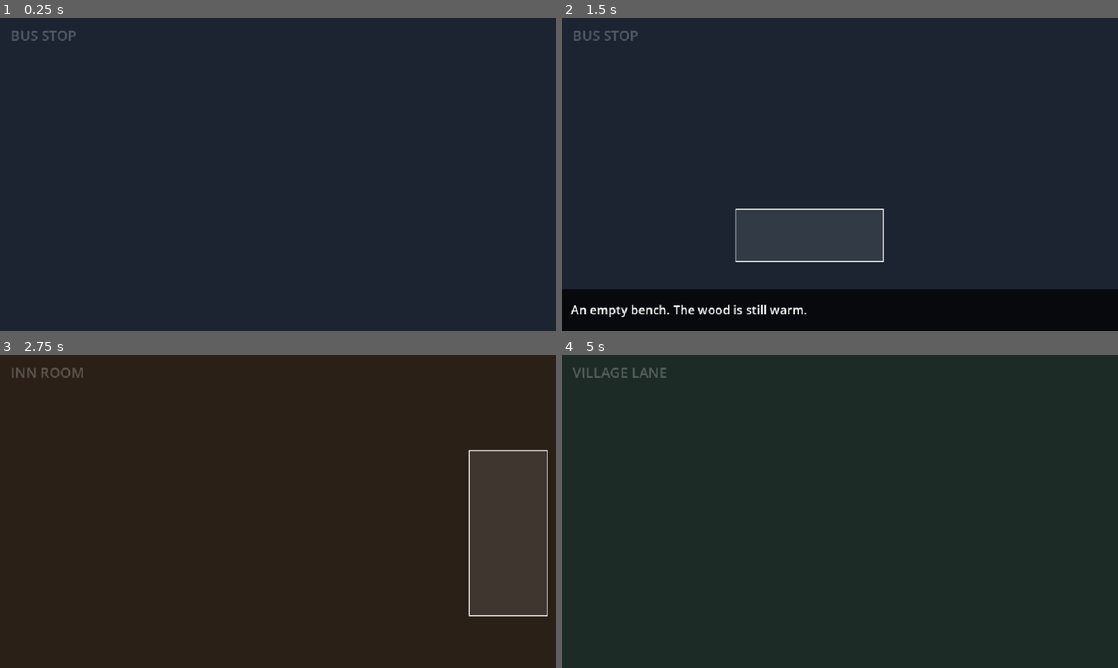
Above: before the commit, frames 1-4 (two rows, left to right).
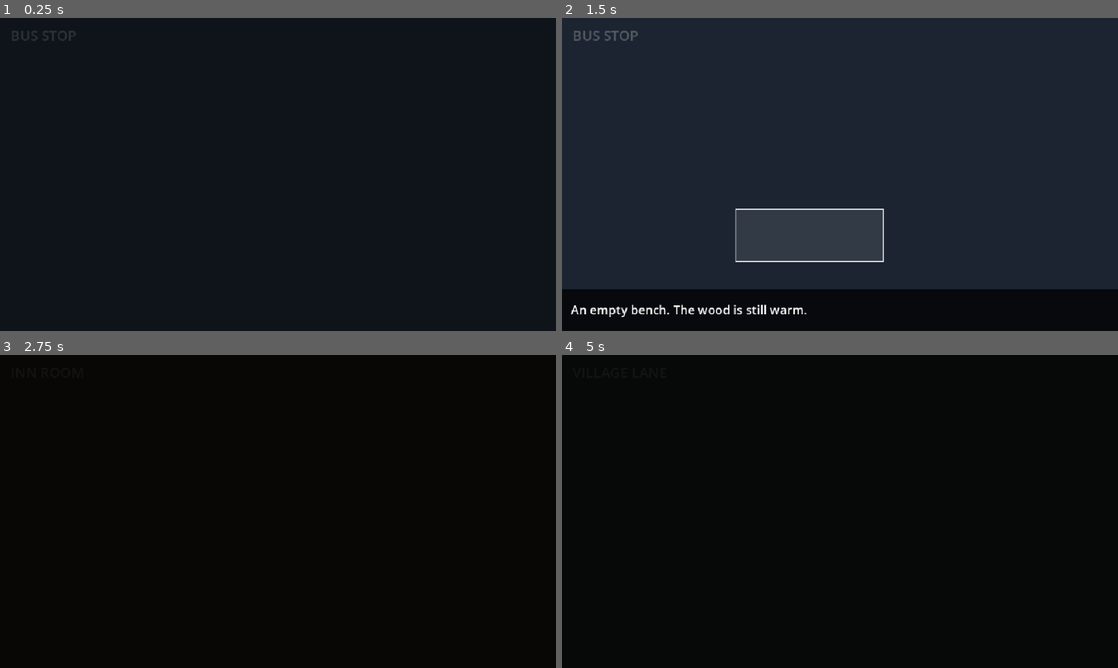
Above: after the commit, the same moments.

Repository: khalad007/Sheetwater
Game: Godot game, scene res://scenes/main.tscn
The game is run twice, just before and just after one commit, with the same random seed, the same clock (stepped at 60 frames per second) and the same inputs.
Inputs (mouse positions are in pixels of both pictures, inside the frame that each line leads up to):
- Up to frame 1 (0.25 s): no input
- Up to frame 2 (1.5 s): tap Enter at 0.5 s; move the mouse to (623, 171) at 0.52 s; click (623, 171) at 0.67 s; tap Space at 1.25 s; move the mouse to (812, 233) at 1.27 s; click (812, 233) at 1.42 s
- Up to frame 3 (2.75 s): tap Enter at 2 s; move the mouse to (505, 530) at 2.02 s; click (505, 530) at 2.17 s
- Up to frame 4 (5 s): move the mouse to (662, 520) at 2.77 s; click (662, 520) at 2.92 s; tap Space at 3.5 s; move the mouse to (840, 458) at 3.52 s; click (840, 458) at 3.67 s; tap Enter at 4.25 s; move the mouse to (1067, 533) at 4.27 s; click (1067, 533) at 4.42 s

The runs differ from the first frame. In frame 1, 0.2% of the frame differs, in the area x 2-14%, y 4-8%; in frame 2, nothing differs; in frame 3, 100%, in the area x 0-100%, y 0-100%; in frame 4, 100%.

Commit message:
Add GameState and Fade autoloads, fade transitions between rooms

Diff:
--- a/project.godot
+++ b/project.godot
@@ -18,6 +18,8 @@
 [autoload]
 
 Sfx="*uid://d8rhaw7wpdke"
+GameState="*uid://dkl4b0sx2nbya"
+Fade="*uid://cc1jc776arfjo"
 
 [display]
 
--- /dev/null
+++ b/scripts/fade.gd
@@ -0,0 +1,47 @@
+extends CanvasLayer
+## Full-screen black fader. Autoload name: Fade.
+##   await Fade.to_black(0.5)
+##   await Fade.from_black(0.5)
+##   Fade.set_black()          instant black (used at startup)
+## While fading, the black rect blocks mouse input. Don't start a second
+## fade while one is running (main.gd guards this).
+
+var _rect: ColorRect
+var _tween: Tween
+
+
+func _ready() -> void:
+	layer = 100
+	process_mode = Node.PROCESS_MODE_ALWAYS
+	_rect = ColorRect.new()
+	_rect.color = Color(0, 0, 0, 0)
+	_rect.mouse_filter = Control.MOUSE_FILTER_IGNORE
+	add_child(_rect)
+	_rect.set_anchors_and_offsets_preset(Control.PRESET_FULL_RECT)
+
+
+func set_black() -> void:
+	_rect.color.a = 1.0
+	_rect.mouse_filter = Control.MOUSE_FILTER_STOP
+
+
+func to_black(duration: float = 0.5) -> void:
+	await _fade(1.0, duration)
+
+
+func from_black(duration: float = 0.5) -> void:
+	await _fade(0.0, duration)
+
+
+func _fade(alpha: float, duration: float) -> void:
+	if _tween and _tween.is_valid():
+		_tween.kill()
+	_rect.mouse_filter = Control.MOUSE_FILTER_STOP
+	if duration <= 0.0:
+		_rect.color.a = alpha
+	else:
+		_tween = create_tween()
+		_tween.tween_property(_rect, "color:a", alpha, duration)
+		await _tween.finished
+	if alpha <= 0.0:
+		_rect.mouse_filter = Control.MOUSE_FILTER_IGNORE
--- /dev/null
+++ b/scripts/game_state.gd
@@ -0,0 +1,74 @@
+extends Node
+## Everything the story needs to remember. Autoload name: GameState.
+##   GameState.set_flag("read_sign")       / GameState.has_flag("read_sign")
+##   GameState.add_item("red_boot")        / GameState.has_item("red_boot")
+##   GameState.new_loop()                  wipes the run, keeps loop count + endings
+## F3 prints the whole state (debug builds only).
+
+signal flag_changed(flag: String, value: Variant)
+signal item_added(item_id: String)
+
+var day: int = 1
+var loop: int = 1
+var current_room: String = ""
+var flags: Dictionary = {}
+var items: Array[String] = []
+var endings_seen: Array[String] = []
+
+
+func set_flag(flag: String, value: Variant = true) -> void:
+	if flags.has(flag) and flags[flag] == value:
+		return
+	flags[flag] = value
+	flag_changed.emit(flag, value)
+
+
+func get_flag(flag: String, default_value: Variant = false) -> Variant:
+	return flags.get(flag, default_value)
+
+
+func has_flag(flag: String) -> bool:
+	return bool(flags.get(flag, false))
+
+
+func add_item(item_id: String) -> void:
+	if items.has(item_id):
+		return
+	items.append(item_id)
+	item_added.emit(item_id)
+
+
+func has_item(item_id: String) -> bool:
+	return items.has(item_id)
+
+
+func enter_room(room_id: String) -> void:
+	current_room = room_id
+	set_flag("visited_" + room_id)
+
+
+func record_ending(ending_id: String) -> void:
+	if not endings_seen.has(ending_id):
+		endings_seen.append(ending_id)
+
+
+func new_loop() -> void:
+	loop += 1
+	day = 1
+	current_room = ""
+	flags.clear()
+	items.clear()
+
+
+func dump() -> void:
+	print("--- GameState ---")
+	print("loop=%d day=%d room=%s" % [loop, day, current_room])
+	print("flags=", flags)
+	print("items=", items)
+	print("endings=", endings_seen)
+
+
+func _unhandled_key_input(event: InputEvent) -> void:
+	var key := event as InputEventKey
+	if key and key.pressed and not key.echo and key.keycode == KEY_F3 and OS.is_debug_build():
+		dump()
--- a/scripts/main.gd
+++ b/scripts/main.gd
@@ -1,20 +1,34 @@
 extends Control
-## Host: owns exactly one room at a time and swaps it on request.
+## Host: owns exactly one room at a time and swaps it with a fade.
 
 const ROOM_SCENE: PackedScene = preload("res://scenes/room.tscn")
 const START_ROOM: String = "bus_stop"
+const FADE_TIME: float = 0.45
 
 var _current: RoomView
+var _busy: bool = false
 
 
 func _ready() -> void:
-	go_to(START_ROOM)
+	Fade.set_black()
+	_load_room(START_ROOM)
+	await Fade.from_black(FADE_TIME)
 
 
 func go_to(room_id: String) -> void:
+	if _busy:
+		return
 	if not RoomData.ROOMS.has(room_id):
 		push_error("go_to: unknown room '%s'" % room_id)
 		return
+	_busy = true
+	await Fade.to_black(FADE_TIME)
+	_load_room(room_id)
+	await Fade.from_black(FADE_TIME)
+	_busy = false
+
+
+func _load_room(room_id: String) -> void:
 	if _current:
 		_current.queue_free()
 		_current = null
@@ -23,3 +37,4 @@
 	room.exit_requested.connect(go_to)
 	add_child(room)
 	_current = room
+	GameState.enter_room(room_id)
--- a/scripts/room.gd
+++ b/scripts/room.gd
@@ -104,6 +104,8 @@
 
 
 func _on_hotspot_activated(spot_data: Dictionary) -> void:
+	if spot_data.has("sets"):
+		GameState.set_flag(spot_data["sets"])
 	if spot_data.has("exit"):
 		exit_requested.emit(spot_data["exit"])
 	elif spot_data.has("text"):
--- a/scripts/room_data.gd
+++ b/scripts/room_data.gd
@@ -8,6 +8,7 @@
 ##               id, label, rect [x, y, width, height] in 640x360 space
 ##               and EITHER "text" (shows a caption) OR "exit" (room id to go to)
 ## These three rooms are test placeholders. Real rooms replace them later.
+##               optional "sets": a flag name set to true on click
 
 const ROOMS: Dictionary = {
 	"bus_stop": {
@@ -16,7 +17,7 @@
 		"bg": "res://art/bg_bus_stop.png",
 		"hotspots": [
 			{"id": "sign", "label": "Sign", "rect": [40, 110, 60, 130],
-				"text": "The sign has no name on it."},
+				 "text": "The sign has no name on it.", "sets": "read_sign"},
 			{"id": "bench", "label": "Bench", "rect": [200, 220, 170, 60],
 				"text": "An empty bench. The wood is still warm."},
 			{"id": "road", "label": "Road to the inn", "rect": [540, 100, 90, 200],
Not shown, added: scripts/fade.gd.uid
Not shown, added: scripts/game_state.gd.uid
